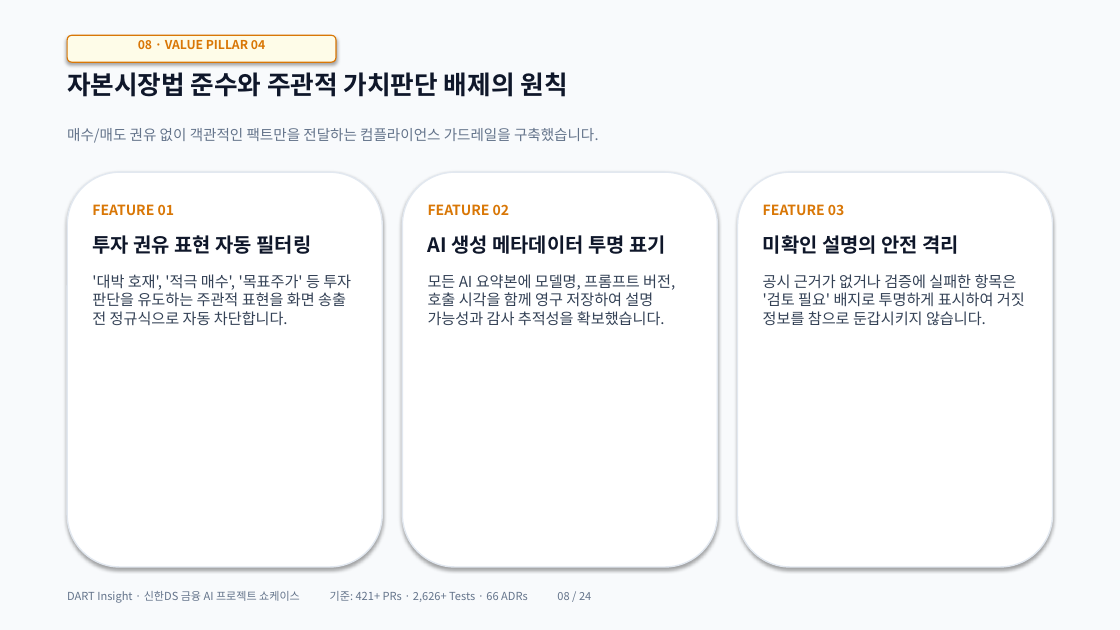
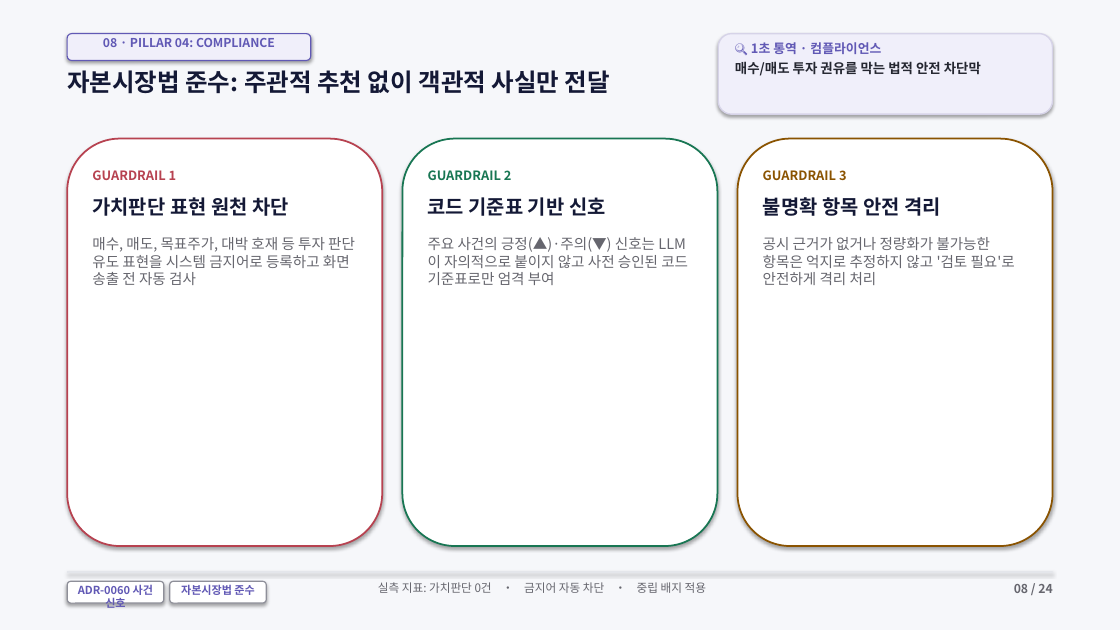
Before and after one commit to ShinhanDSProject/dart-insight, a slide deck: slide 8 of docs/DART_Insight_Presentation.pptx. Drawn at 1120x630 pixels with LibreOffice and Linux fonts; fonts in the diff are those of the drawing. Boxes give left, top, right and bottom in pixels: in the first picture for what was removed or moved away, otherwise in the second. Text is boxed around its words. In the diff, an @@ line names an element or a change of style, - is before the commit and + after.

Commit message:
feat: 4-Zone 시각 다이어그램 및 1초 용어 통역 뱃지 중심 발표 자료 시스템 고도화

```diff
--- a/docs/DART_Insight_Presentation.pptx
+++ b/docs/DART_Insight_Presentation.pptx
@@ rectangle at box(0, 0, 1120, 630): fill #F8FAFC to #F6F7FA @@
@@ rounded rectangle: place and size @@
-rounded rectangle at box(67, 35, 336, 62)
+rounded rectangle at box(67, 34, 311, 60)
@@ rounded rectangle at box(67, 34, 311, 60): fill #FEFCE8 to #F0EFFA; outline #D97706 1 pt to #6159B5 1 pt @@
@@ text at box(103, 38, 275, 47): text changed; text colour #D97706 to #6159B5 @@
-08 · VALUE PILLAR 04
+08 · PILLAR 04: COMPLIANCE
@@ rounded rectangle added at box(718, 34, 1053, 114), fill #F0EFFA, outline #D6D3E8 1.2 pt @@
@@ text added at box(735, 42, 981, 76), 11.5 pt, text #242630, bold @@
+🔍 1초 통역 · 컴플라이언스
+매수/매도 투자 권유를 막는 법적 안전 차단막
@@ text at box(67, 70, 610, 94): text changed; size 22 to 21 pt; text colour #0F172A to #141936 @@
-자본시장법 준수와 주관적 가치판단 배제의 원칙
+자본시장법 준수: 주관적 추천 없이 객관적 사실만 전달
@@ rounded rectangle: place and size @@
-rounded rectangle at box(67, 172, 382, 567)
+rounded rectangle at box(67, 139, 382, 546)
@@ rounded rectangle at box(67, 139, 382, 546): outline #E2E8F0 1.2 pt to #B74250 1.5 pt @@
@@ text removed at box(67, 128, 599, 143) @@
-매수/매도 권유 없이 객관적인 팩트만을 전달하는 컴플라이언스 가드레일을 구축했습니다.
@@ rounded rectangle: place and size @@
-rounded rectangle at box(402, 172, 718, 567)
+rounded rectangle at box(402, 139, 718, 546)
@@ rounded rectangle at box(402, 139, 718, 546): outline #E2E8F0 1.2 pt to #187653 1.5 pt @@
@@ rounded rectangle: place and size @@
-rounded rectangle at box(738, 172, 1053, 567)
+rounded rectangle at box(738, 139, 1053, 546)
@@ rounded rectangle at box(738, 139, 1053, 546): outline #E2E8F0 1.2 pt to #8A5300 1.5 pt @@
@@ text at box(92, 170, 355, 285): text changed; size 13 to 12.5 pt; text colour #334155 to #66666E @@
-FEATURE 01
-투자 권유 표현 자동 필터링
-'대박 호재', '적극 매수', '목표주가' 등 투자 판단을 유도하는 주관적 표현을 화면 송출 전 정규식으로 자동 차단합니다.
+GUARDRAIL 1
+가치판단 표현 원천 차단
+매수, 매도, 목표주가, 대박 호재 등 투자 판단 유도 표현을 시스템 금지어로 등록하고 화면 송출 전 자동 검사
@@ text added at box(428, 170, 688, 285), 12.5 pt, text #66666E @@
+GUARDRAIL 2
+코드 기준표 기반 신호
+주요 사건의 긍정(▲)·주의(▼) 신호는 LLM이 자의적으로 붙이지 않고 사전 승인된 코드 기준표로만 엄격 부여
@@ text at box(763, 170, 1015, 285): text changed; size 13 to 12.5 pt; text colour #334155 to #66666E @@
-FEATURE 03
-미확인 설명의 안전 격리
-공시 근거가 없거나 검증에 실패한 항목은 '검토 필요' 배지로 투명하게 표시하여 거짓 정보를 참으로 둔갑시키지 않습니다.
+GUARDRAIL 3
+불명확 항목 안전 격리
+공시 근거가 없거나 정량화가 불가능한 항목은 억지로 추정하지 않고 '검토 필요'로 안전하게 격리 처리
@@ text removed at box(428, 204, 675, 325) @@
-FEATURE 02
-AI 생성 메타데이터 투명 표기
-모든 AI 요약본에 모델명, 프롬프트 버전, 호출 시각을 함께 영구 저장하여 설명 가능성과 감사 추적성을 확보했습니다.
@@ text removed at box(67, 591, 591, 603) @@
-DART Insight · 신한DS 금융 AI 프로젝트 쇼케이스 기준: 421+ PRs · 2,626+ Tests · 66 ADRs 08 / 24
@@ rectangle added at box(67, 571, 1053, 573), fill #E4E6EB @@
@@ rounded rectangle added at box(67, 581, 164, 603), fill #FFFFFF, outline #8E8F99 1 pt @@
@@ text added at box(78, 584, 153, 608), 9.5 pt, text #6159B5, bold @@
+ADR-0060 사건 신호
@@ rounded rectangle added at box(170, 581, 266, 603), fill #FFFFFF, outline #8E8F99 1 pt @@
@@ text added at box(181, 584, 254, 595), 9.5 pt, text #6159B5, bold @@
+자본시장법 준수
@@ text added at box(378, 582, 706, 593), 10 pt, text #66666E @@
+실측 지표: 가치판단 0건 • 금지어 자동 차단 • 중립 배지 적용
@@ text added at box(1014, 584, 1052, 593), 10.5 pt, text #66666E, bold @@
+08 / 24
```
Also in this commit, not shown: 16 other slides changed, 7 slides added, 7 slides removed, 4 other files.
